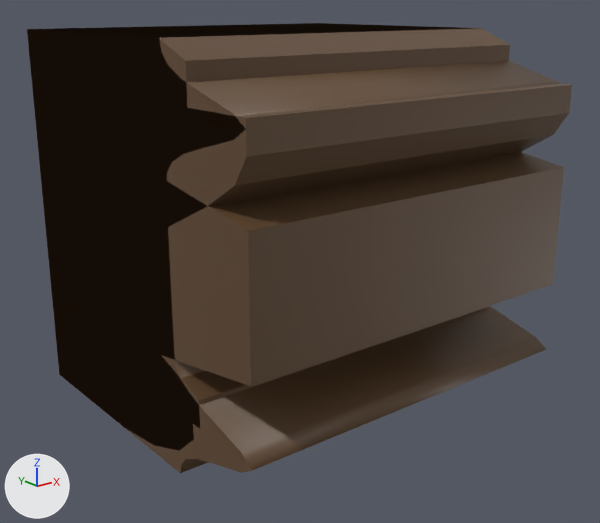
Renders of the Blender file art/blender/millwork_profile.blend from each side of a commit.
Both versions are drawn from a 50 mm camera at (-1.365, -1.737, 0.57) aimed at (-0.006, -0.039, -0.109). Every picture has the same lights, and +X, +Y and +Z are marked at lower left. The first picture is the older version.

In view in the first picture: 'BeadedTrim', 'DoorCasing', 'WainscotFrame'.
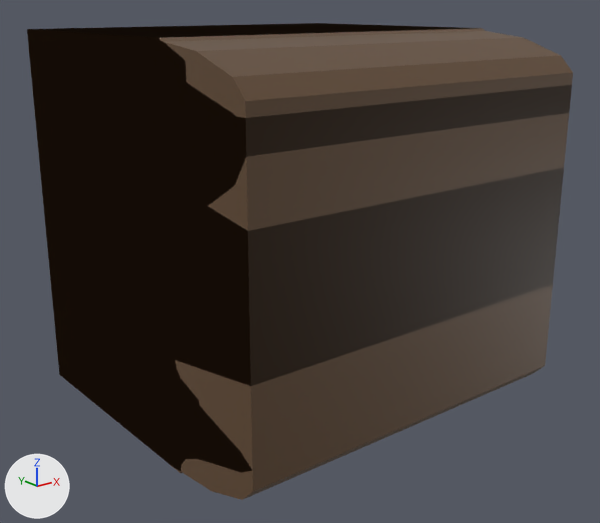
Commit message: Build Blender metal service-door surrounds with seated slotted fasteners

Boxes (x1, y1, x2, y2) around the edits, measured in the pictures (600 x 523 px):
'ServiceCasing', added (brown)
    after: (27, 24, 573, 500)
'DoorCasing', unchanged, covered by the edit
    both: (27, 23, 572, 438)
'BeadedTrim', unchanged, covered by the edit
    before: (27, 23, 560, 473)
    after: (27, 23, 480, 473)

Patch to the scene script:
```diff
--- a/art/blender/millwork_profile.blend.py
+++ b/art/blender/millwork_profile.blend.py
@@ me_servicecasing @@
+me_servicecasing.from_pydata([(-0.5, 0.5, -0.5), (-0.5, -0.15, -0.5), (-0.5, -0.34, -0.48), (-0.5, -0.46, -0.44), (-0.5, -0.5, -0.4), (-0.5, -0.5, 0.4), (-0.5, -0.46, 0.44), (-0.5, -0.34, 0.48), (-0.5, -0.15, 0.5), (-0.5, 0.5, 0.5), (0.5, 0.5, -0.5), (0.5, -0.15, -0.5), (0.5, -0.34, -0.48), (0.5, -0.46, -0.44), (0.5, -0.5, -0.4), (0.5, -0.5, 0.4), (0.5, -0.46, 0.44), (0.5, -0.34, 0.48), (0.5, -0.15, 0.5), (0.5, 0.5, 0.5)], [], [(9, 0, 1, 2, 3, 4, 5, 6, 7, 8), (10, 19, 18, 17, 16, 15, 14, 13, 12, 11), (0, 10, 11, 1), (1, 11, 12, 2), (2, 12, 13, 3), (3, 13, 14, 4), (4, 14, 15, 5), (5, 15, 16, 6), (6, 16, 17, 7), (7, 17, 18, 8), (8, 18, 19, 9), (9, 19, 10, 0)])
+me_servicecasing.materials.append(mat_wood_dark)  # brown #614830
@@ ob_servicecasing @@
+ob_servicecasing = bpy.data.objects.new('ServiceCasing', me_servicecasing)
+ob_servicecasing.location = (0.0, 0.0, 0.0)
```
